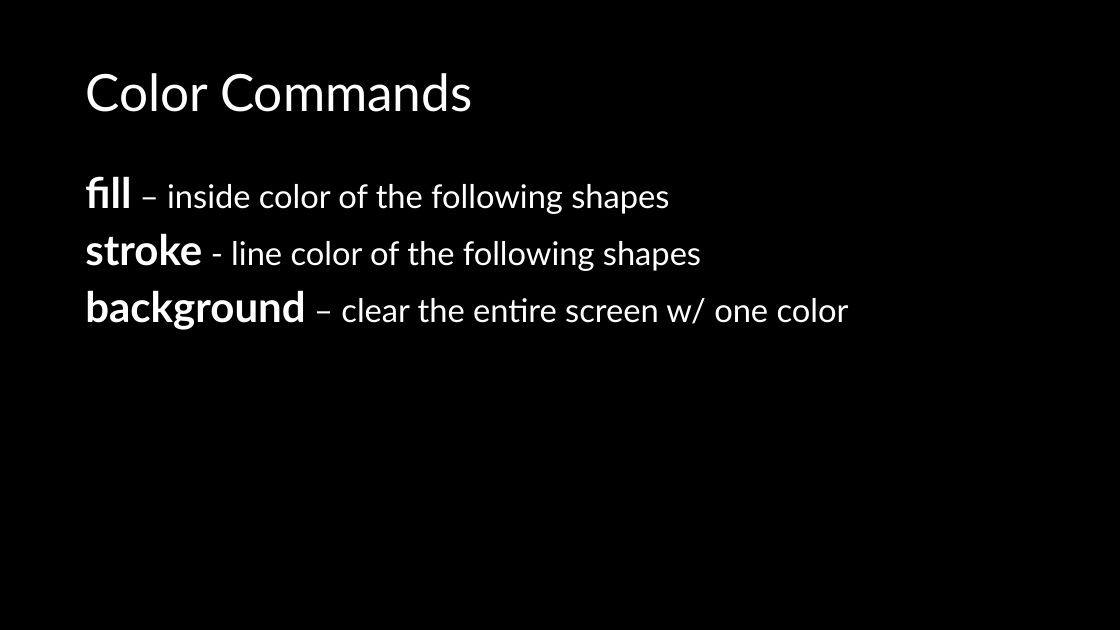
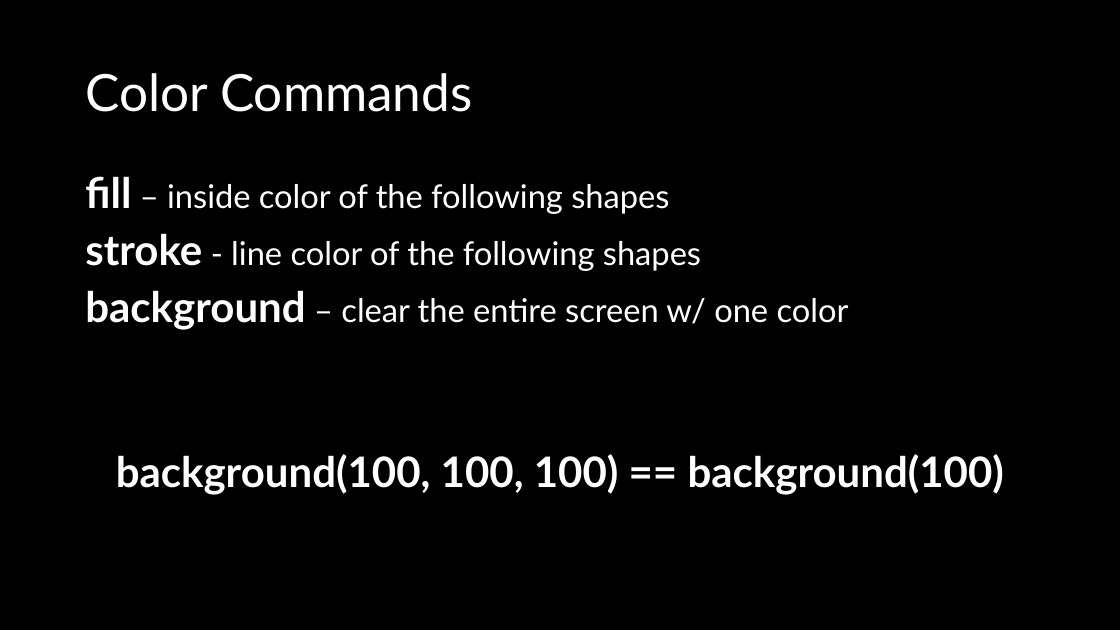
Before and after one commit to crhallberg/IMM120, a slide deck: slide 31 of Presentations/2018-09-11 - Drawing on a Screen.pptx (slide 18 before the commit). Drawn at 1120x630 pixels with LibreOffice and Linux fonts; fonts in the diff are those of the drawing. Boxes give left, top, right and bottom in pixels: in the first picture for what was removed or moved away, otherwise in the second. Text is boxed around its words. In the diff, an @@ line names an element or a change of style, - is before the commit and + after.

```diff
--- a/Presentations/2018-09-11 - Drawing on a Screen.pptx
+++ b/Presentations/2018-09-11 - Drawing on a Screen.pptx
@@ text added at bbox=[116, 454, 1004, 495], 36 pt, text #FFFFFF, bold @@
+background(100, 100, 100) == background(100)
```
Also in this commit, not shown: 11 other slides changed, 35 slides added, 3 slides removed, 8 other files.
